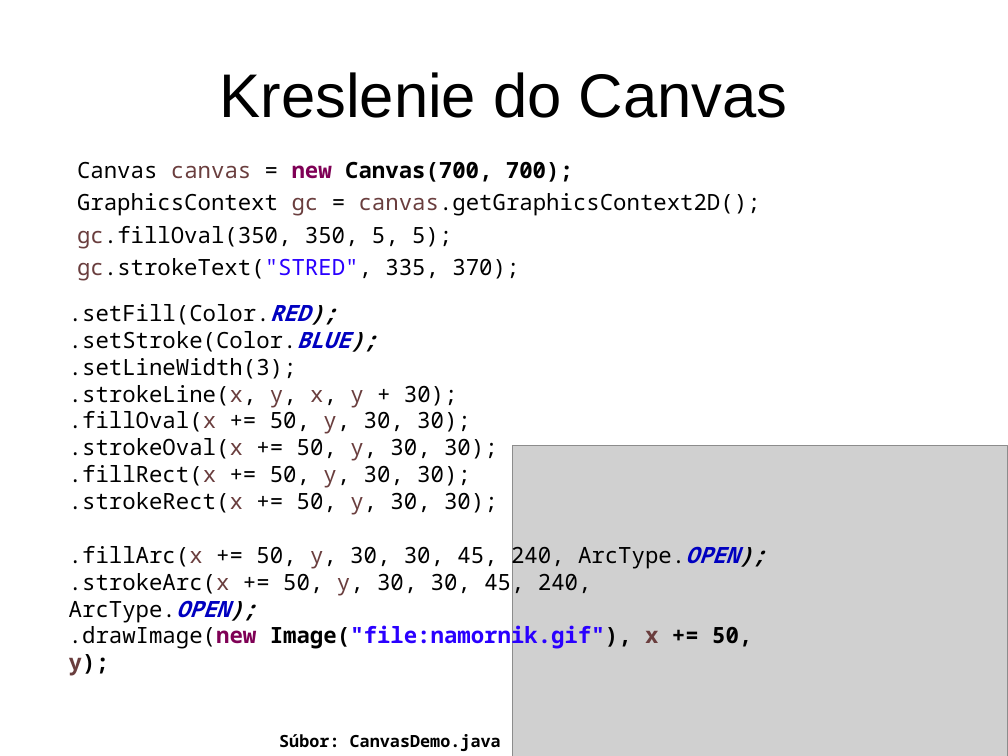
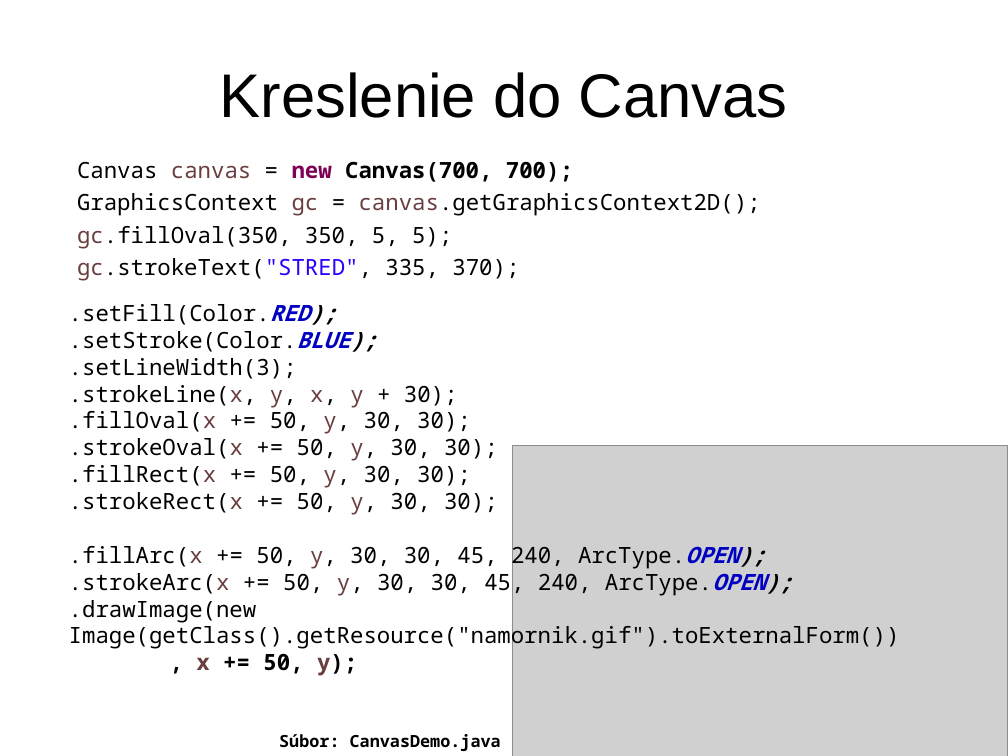
Before and after one commit to Programovanie4/Prednasky, a slide deck: slide 21 of 11/11_java.ppt. Drawn at 1008x756 pixels with LibreOffice and Linux fonts; fonts in the diff are those of the drawing; grey boxes stand for pictures. Boxes give left, top, right and bottom in pixels: in the first picture for what was removed or moved away, otherwise in the second. Text is boxed around its words. In the diff, an @@ line names an element or a change of style, - is before the commit and + after.

```diff
--- a/11/11_java.ppt
+++ b/11/11_java.ppt
@@ text at box(69, 600, 900, 676): text changed; bold off @@
-.drawImage(new Image("file:namornik.gif"), x += 50, y);
+.drawImage(new Image(getClass().getResource("namornik.gif").toExternalForm())
+, x += 50, y);
```
Also in this commit, not shown: 2 other slides changed, 2 other files.
